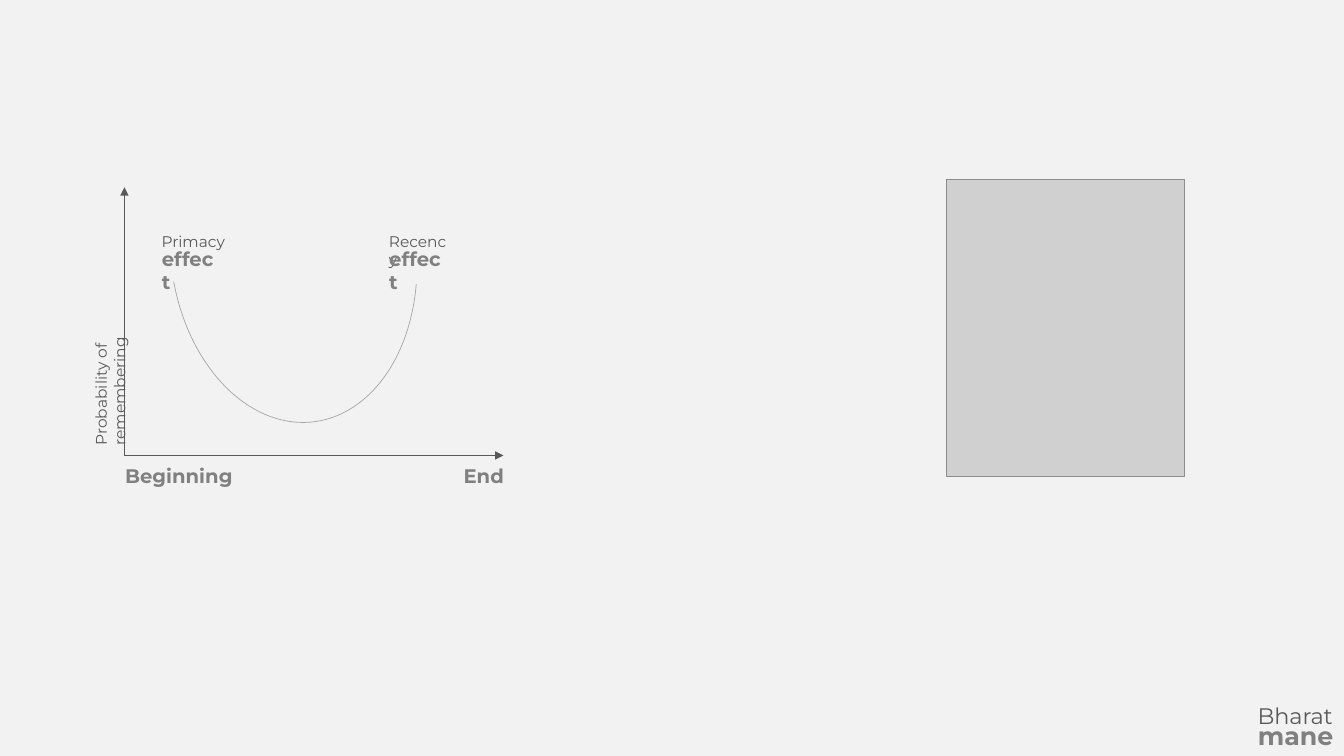
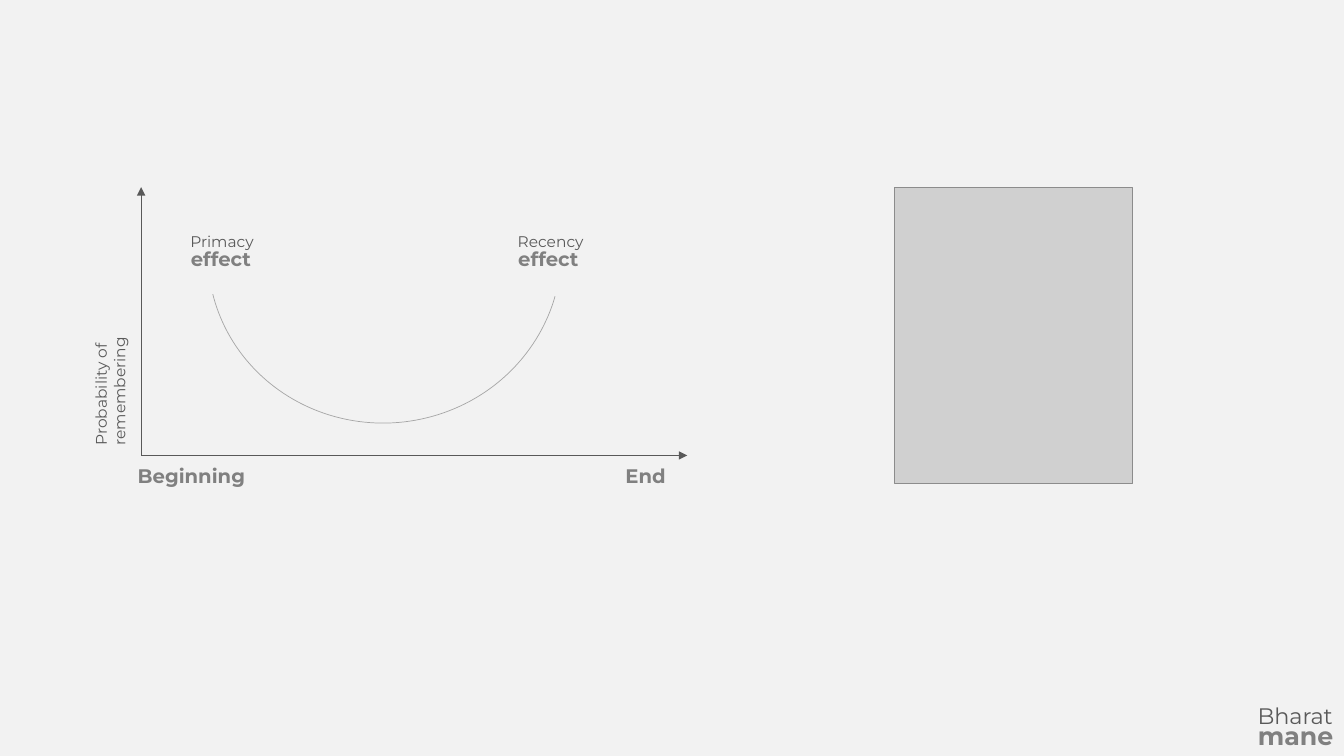
Before and after one commit to bharatmane/presentations, a slide deck: slide 13 of The Art of Presentation/The Art of Presentation.pptx (slide 8 before the commit). Drawn at 1344x756 pixels with LibreOffice and Linux fonts; fonts in the diff are those of the drawing; grey boxes stand for pictures. Boxes give left, top, right and bottom in pixels: in the first picture for what was removed or moved away, otherwise in the second. Text is boxed around its words. In the diff, an @@ line names an element or a change of style, - is before the commit and + after.

```diff
--- a/The Art of Presentation/The Art of Presentation.pptx
+++ b/The Art of Presentation/The Art of Presentation.pptx
@@ arc (boxed as its full ellipse) resized from (x1=151, y1=68, x2=435, y2=436) to (x1=189, y1=62, x2=580, y2=442) @@
@@ arrow moved from (124, 456) - (124, 188) to (141, 456) - (141, 188) @@
@@ picture moved from (x1=947, y1=180, x2=1185, y2=477) to (x1=894, y1=188, x2=1132, y2=484) @@
@@ text "Primacy" moved from (x1=162, y1=235, x2=225, y2=250) to (x1=190, y1=236, x2=253, y2=250) @@
@@ text "Recency" rewrapped from (x1=379, y1=227, x2=465, y2=256) to (x1=518, y1=236, x2=584, y2=250) @@
@@ text "effect" rewrapped from (x1=152, y1=242, x2=232, y2=276) to (x1=191, y1=246, x2=251, y2=266) @@
@@ text "effect" rewrapped from (x1=379, y1=242, x2=459, y2=276) to (x1=518, y1=246, x2=578, y2=266) @@
@@ text "Beginning" moved from (x1=125, y1=468, x2=232, y2=487) to (x1=138, y1=467, x2=245, y2=487) @@
@@ arrow moved from (124, 456) - (504, 456) to (141, 456) - (688, 456) @@
@@ text "End" moved from (x1=464, y1=468, x2=504, y2=483) to (x1=625, y1=468, x2=665, y2=483) @@
```
Also in this commit, not shown: 6 other slides changed, 7 slides added.
